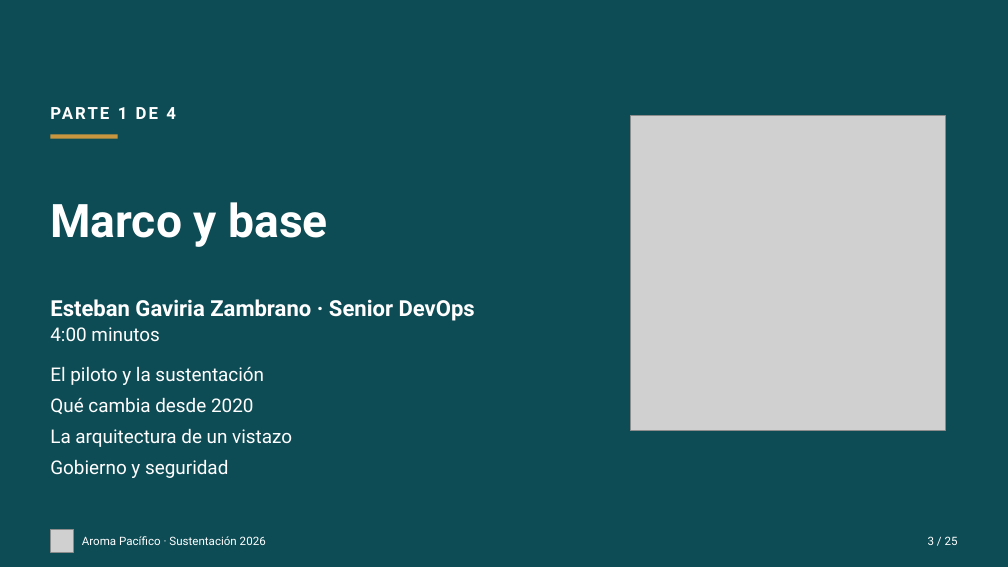
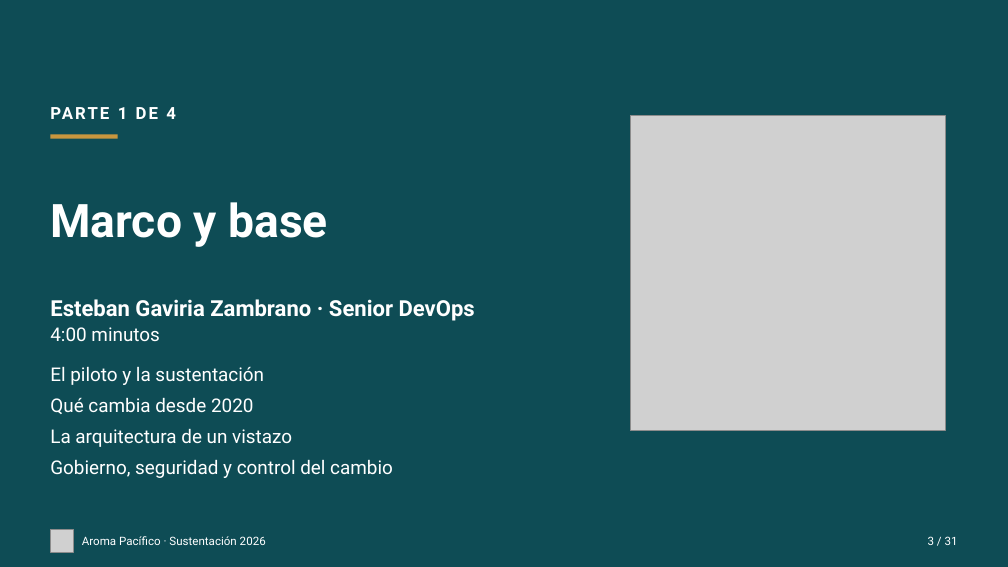
Before and after one commit to aroma-pacifico/aroma-pacifico-presentation, a slide deck: slide 3 of deck/aroma-pacifico-sustentacion.pptx. Drawn at 1008x567 pixels with LibreOffice and Linux fonts; fonts in the diff are those of the drawing; grey boxes stand for pictures. Boxes give left, top, right and bottom in pixels: in the first picture for what was removed or moved away, otherwise in the second. Text is boxed around its words. In the diff, an @@ line names an element or a change of style, - is before the commit and + after.

```diff
--- a/deck/aroma-pacifico-sustentacion.pptx
+++ b/deck/aroma-pacifico-sustentacion.pptx
@@ text at (50,459,393,478): text changed @@
-Gobierno y seguridad
+Gobierno, seguridad y control del cambio
@@ text at (928,536,958,545): text changed @@
-3 / 25
+3 / 31
```
Also in this commit, not shown: 24 other slides changed, 6 slides added, 38 other files.
